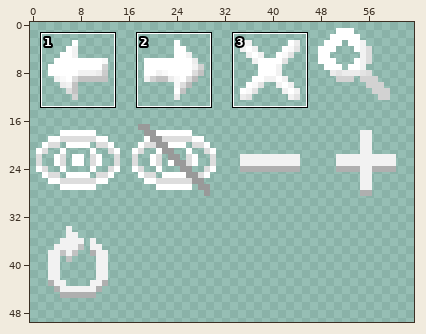
Pixel-art sprite, stored at src/main/resources/assets/ae2/textures/guide/buttons.png. Above: a wide view before the commit, with the close-up outlined.
Close-up. As it was:
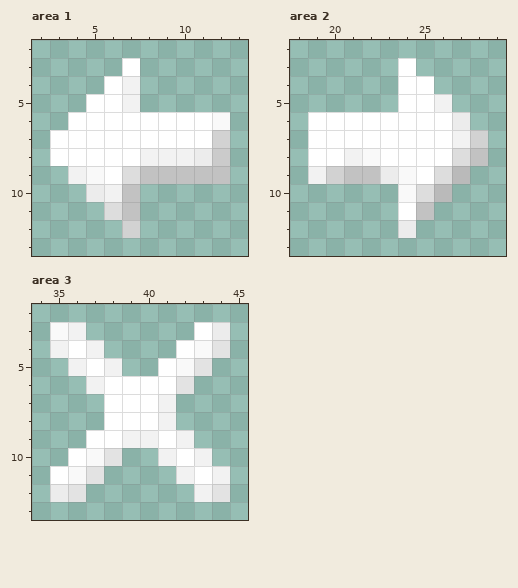
The file is 64x64 pixels. Colours within 5 levels of each other are drawn and written as one. Shown: area 1: x 2..13, y 2..13; area 2: x 18..29, y 2..13; area 3: x 34..45, y 2..13. The wide view leaves out empty margins. The commit also changed other parts of the picture, which this record leaves out.
After:
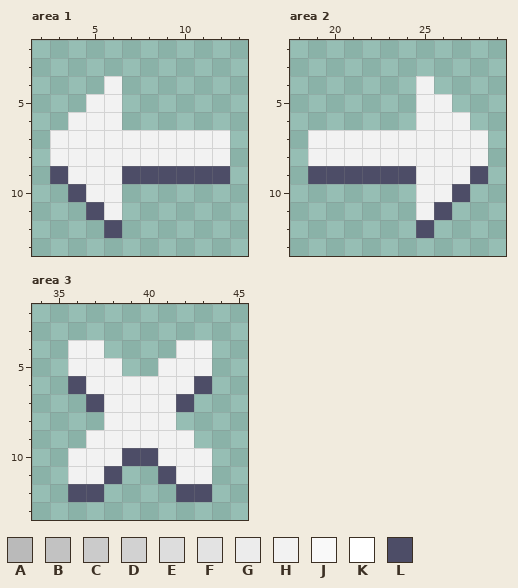
Palette (. is transparent): A #bababa  B #c2c2c2  C #cbcbcb  D #d2d2d2  E #dddddd  F #e3e3e3  G #ececec  H #f2f2f2  J #f9f9f9  K #ffffff  L #4d4d67
The exact change:
Changed rows in their new state; - is an unchanged pixel.
Area 1:
first column x 3:
 3 ----.-----
 4 ---H.-----
 5 --HH.-----
 6 -HHH......
 7 HHHHHHHHHH
 8 HHHHH---HH
 9 L-HHLLLLLL
10 -LH-.-----
11 --LH.-----
12 ---L.-----
Area 2:
first column x 19:
 3 -----.----
 4 -----.H---
 5 -----.H---
 6 ......HHH-
 7 HHHHHHHH-H
 8 HH-HHHHHHH
 9 LLLLLLHHHL
10 -----.HHL-
11 -----.HL--
12 -----.L---
Area 3:
first column x 35:
 3 ..------..
 4 .H-----HH.
 5 --H---HHH-
 6 -L-HHHHHL-
 7 --LHHH-L--
 8 ---HHH----
 9 --HH--H---
10 -HHHLL-H--
11 .HHL--L-H.
12 .LL----LL.
